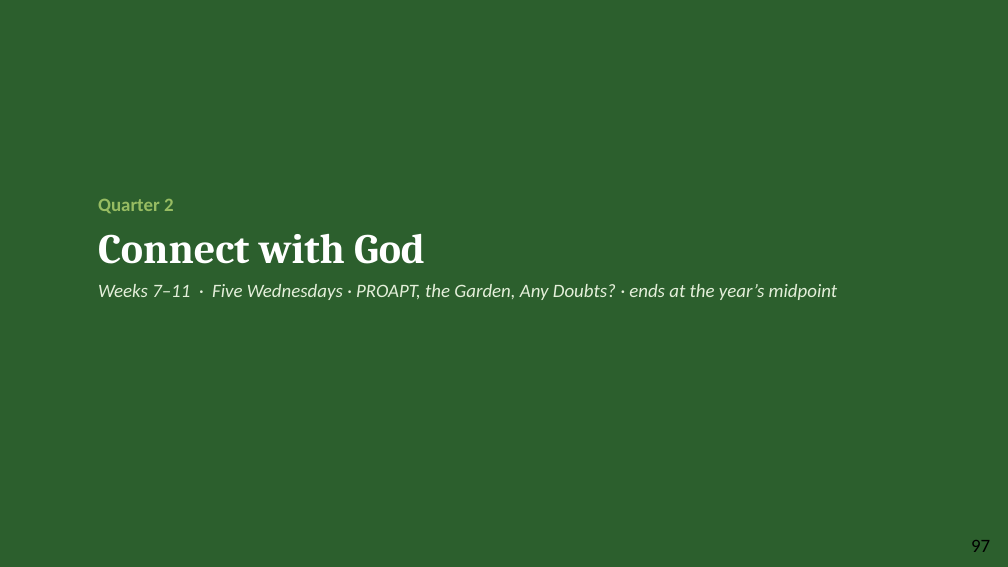
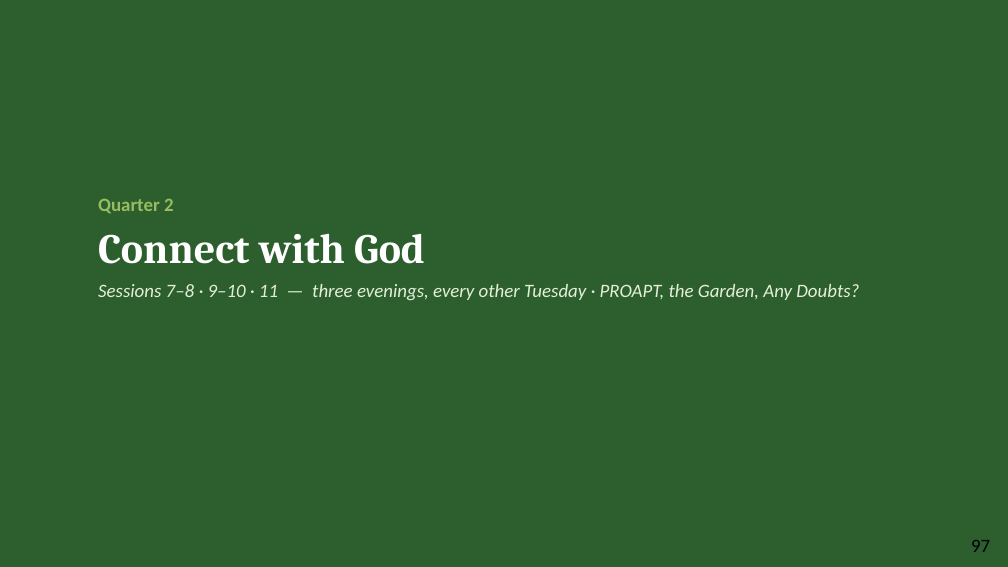
Before and after one commit to jgtittle-ministries/fellowship-of-the-heart-pilot-at-cca-dev, a slide deck: slide 18 of _implementation-notes/evening-series/FotH Evening Session 6 Slides DRAFT v1.pptx. Drawn at 1008x567 pixels with LibreOffice and Linux fonts; fonts in the diff are those of the drawing. Boxes give left, top, right and bottom in pixels: in the first picture for what was removed or moved away, otherwise in the second. Text is boxed around its words. In the diff, an @@ line names an element or a change of style, - is before the commit and + after.

```diff
--- a/_implementation-notes/evening-series/FotH Evening Session 6 Slides DRAFT v1.pptx
+++ b/_implementation-notes/evening-series/FotH Evening Session 6 Slides DRAFT v1.pptx
@@ text at (98,284,859,300): text changed @@
-Weeks 7–11 · Five Wednesdays · PROAPT, the Garden, Any Doubts? · ends at the year’s midpoint
+Sessions 7–8 · 9–10 · 11 — three evenings, every other Tuesday · PROAPT, the Garden, Any Doubts?
```
Also in this commit, not shown: 2 other files.
